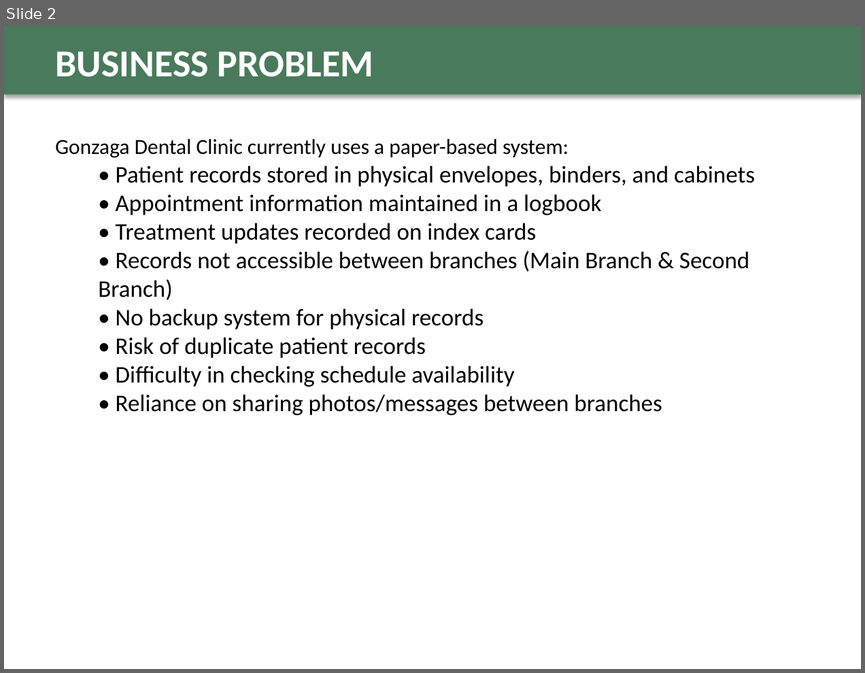
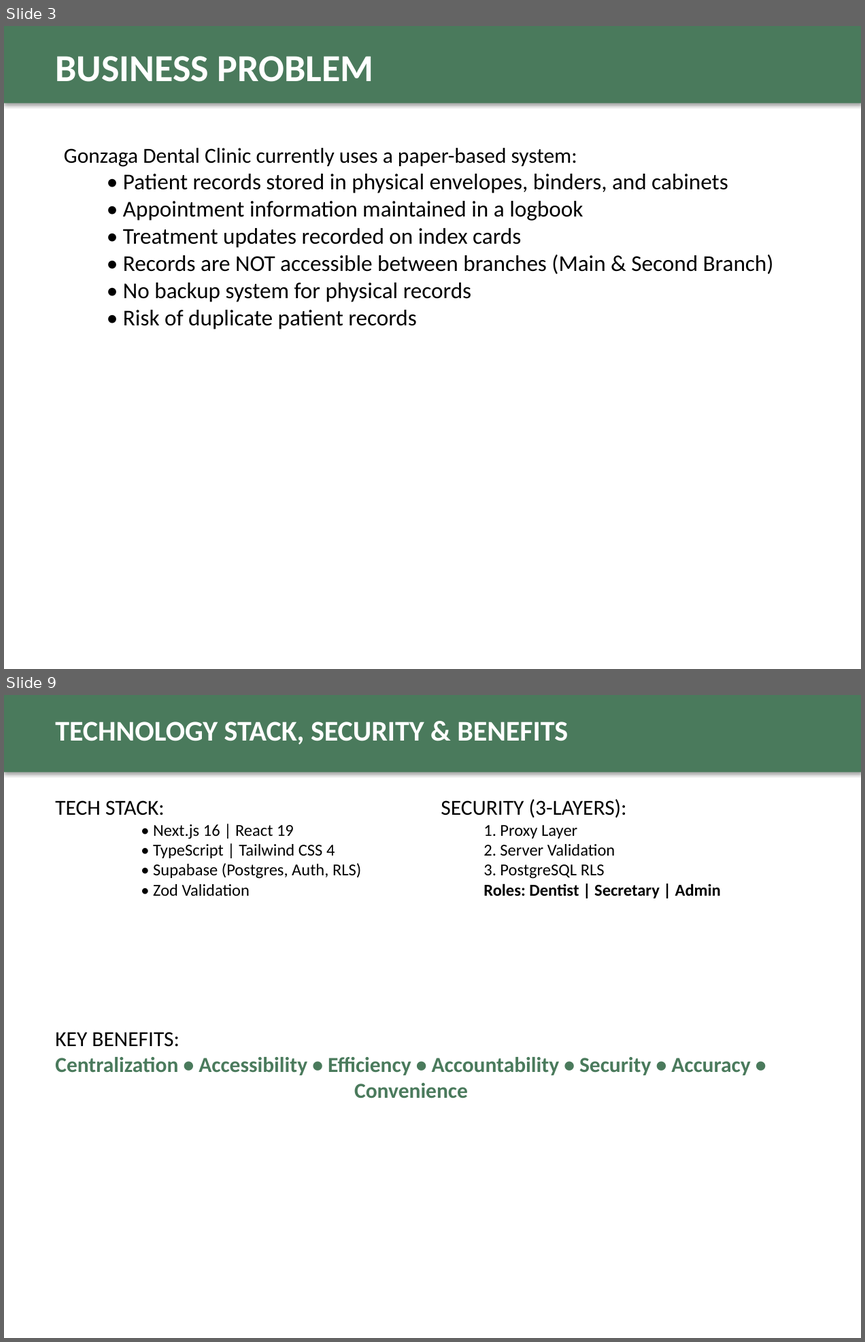
Before and after one commit to fritzmichael1-2/gonzaga-dental-clinic-system, a slide deck: GDCMAS_Final_Defense_Presentation.pptx. Shown one above the other, each under a label of ours: slide 2 before the commit, slides 3 and 9 after it; the slides between them are not shown. The pictures are 865x673 and 865x1342 pixels, drawn with LibreOffice and Linux fonts; fonts in the diff are those of the drawing. Boxes give left, top, right and bottom in pixels: in the first picture for what was removed or moved away, otherwise in the second. Text is boxed around its words. In the diff, an @@ line names an element or a change of style, - is before the commit and + after.

Commit message:
Update defense presentation with improved content and design

```diff
--- a/GDCMAS_Final_Defense_Presentation.pptx
+++ b/GDCMAS_Final_Defense_Presentation.pptx
@@ slide 9 added at (x1=4, y1=695, x2=861, y2=1338), background #FFFFFF @@
@@ rectangle added at (x1=4, y1=695, x2=861, y2=772), fill #4A7A5C @@
@@ text added at (x1=55, y1=722, x2=568, y2=745), 24 pt, text #FFFFFF, bold @@
+TECHNOLOGY STACK, SECURITY & BENEFITS
@@ text added at (x1=55, y1=800, x2=361, y2=896), 14 pt, text #000000 @@
+TECH STACK:
+    • Next.js 16 | React 19
+    • TypeScript | Tailwind CSS 4
+    • Supabase (Postgres, Auth, RLS)
+    • Zod Validation
@@ text added at (x1=441, y1=799, x2=721, y2=898), 14 pt, text #000000 @@
+SECURITY (3-LAYERS):
+  1. Proxy Layer
+  2. Server Validation
+  3. PostgreSQL RLS
+  Roles: Dentist | Secretary | Admin
@@ text added at (x1=55, y1=1032, x2=750, y2=1098), 18 pt, text #4A7A5C, bold @@
+KEY BENEFITS:
+Centralization • Accessibility • Efficiency • Accountability • Security • Accuracy • Convenience
@@ what was slide 2 is now slide 3 @@
@@ slide 3 changed as well @@
@@ rectangle resized from (x1=4, y1=26, x2=861, y2=95) to (x1=4, y1=26, x2=861, y2=103) @@
@@ text "BUSINESS PROBLEM" moved from (x1=55, y1=51, x2=374, y2=77) to (x1=55, y1=56, x2=374, y2=82) @@
@@ text "Gonzaga Dental Clinic currently uses ..." moved from (x1=55, y1=139, x2=755, y2=415) to (x1=64, y1=148, x2=774, y2=329) @@
@@ text at (x1=123, y1=174, x2=728, y2=329): size 20 to 19 pt in "• Patient records stored in physical envelopes, ...", "• Appointment information maintained in a logbook", "• Treatment updates recorded on index cards", "• No backup system for physical records" and 1 more places @@
@@ text at (x1=123, y1=254, x2=774, y2=274): text changed; size 20 to 19 pt @@
-  • Records not accessible between branches (Main Branch & Second Branch)
+  • Records are NOT accessible between branches (Main & Second Branch)
@@ text at (x1=116, y1=365, x2=662, y2=415): paragraphs removed @@
-  • Difficulty in checking schedule availability
-  • Reliance on sharing photos/messages between branches
```
Also in this commit, not shown: 5 other slides changed, 3 other slides added, 4 slides removed.
